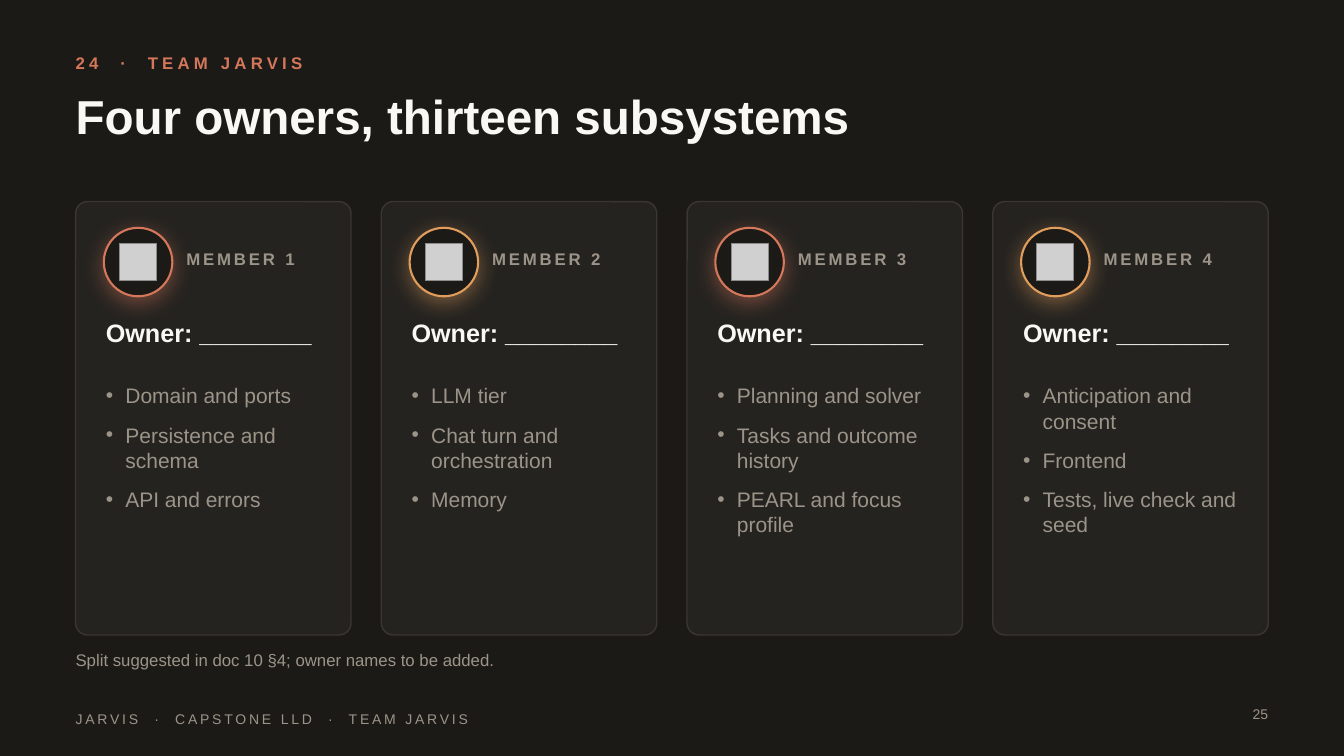
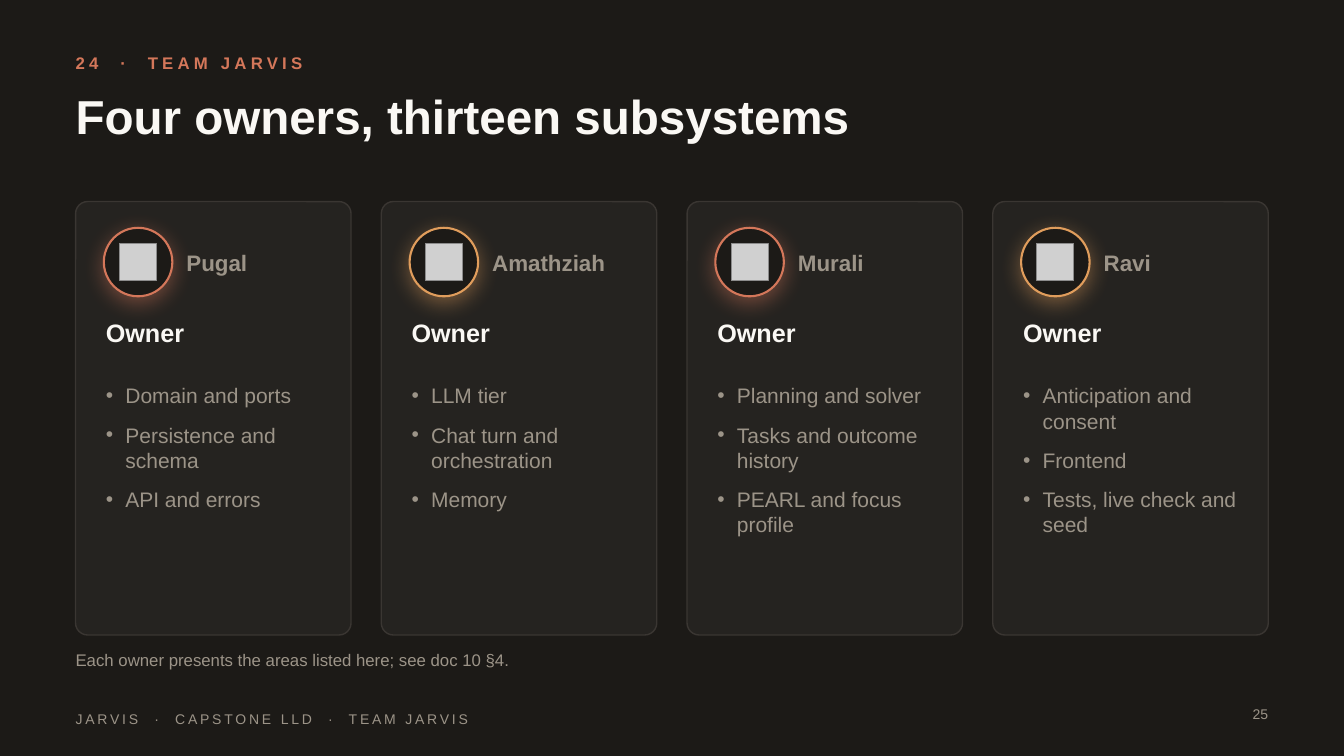
Before and after one commit to HackHeroic/Jarvis-Engine, a slide deck: slide 25 of docs/capstone/presentation/Jarvis-Capstone.pptx. Drawn at 1344x756 pixels with LibreOffice and Linux fonts; fonts in the diff are those of the drawing; grey boxes stand for pictures; background and template pictures are left out. Boxes give left, top, right and bottom in pixels: in the first picture for what was removed or moved away, otherwise in the second. Text is boxed around its words. In the diff, an @@ line names an element or a change of style, - is before the commit and + after.

Commit message:
docs: assign capstone areas to the four contributors

```diff
--- a/docs/capstone/presentation/Jarvis-Capstone.pptx
+++ b/docs/capstone/presentation/Jarvis-Capstone.pptx
@@ text at bbox=[186, 255, 247, 276]: text changed; size 12 to 16 pt @@
-MEMBER 1
+Pugal
@@ text at bbox=[492, 255, 605, 271]: text changed; size 12 to 16 pt @@
-MEMBER 2
+Amathziah
@@ text at bbox=[798, 255, 864, 271]: text changed; size 12 to 16 pt @@
-MEMBER 3
+Murali
@@ text at bbox=[1104, 255, 1151, 271]: text changed; size 12 to 16 pt @@
-MEMBER 4
+Ravi
@@ text at bbox=[106, 324, 184, 343]: text changed @@
-Owner: ________
+Owner
@@ text at bbox=[412, 324, 490, 343]: text changed @@
-Owner: ________
+Owner
@@ text at bbox=[717, 324, 795, 343]: text changed @@
-Owner: ________
+Owner
@@ text at bbox=[1023, 324, 1101, 343]: text changed @@
-Owner: ________
+Owner
@@ text at bbox=[76, 654, 509, 670]: text changed @@
-Split suggested in doc 10 §4; owner names to be added.
+Each owner presents the areas listed here; see doc 10 §4.
```
Also in this commit, not shown: 11 other files.
